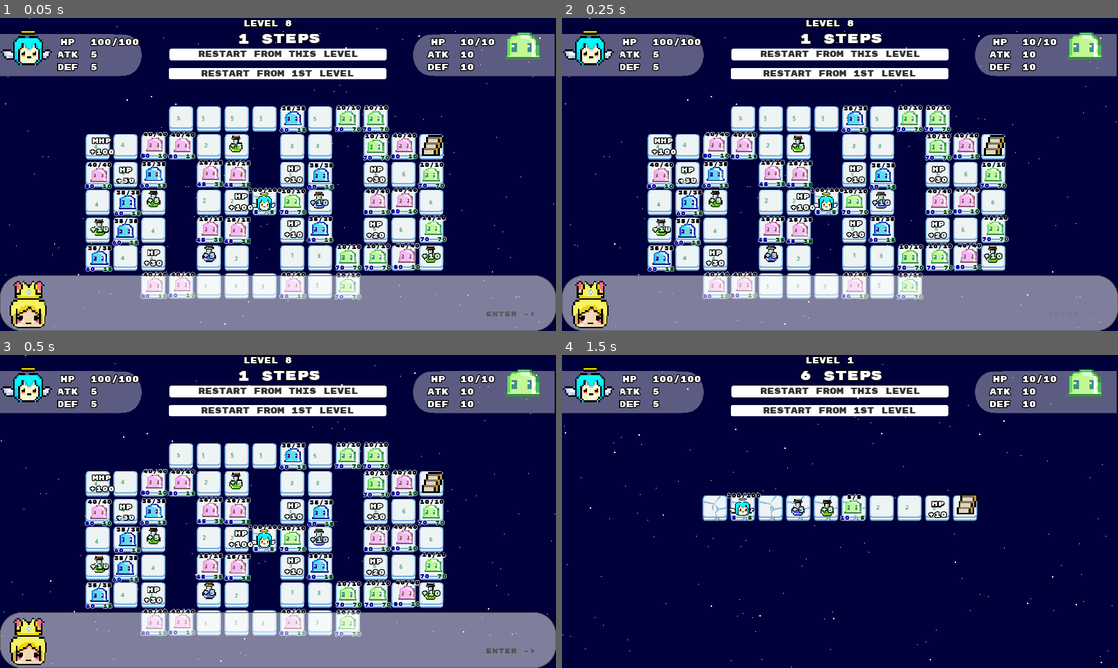
Above: before the commit, frames 1-4 (two rows, left to right).
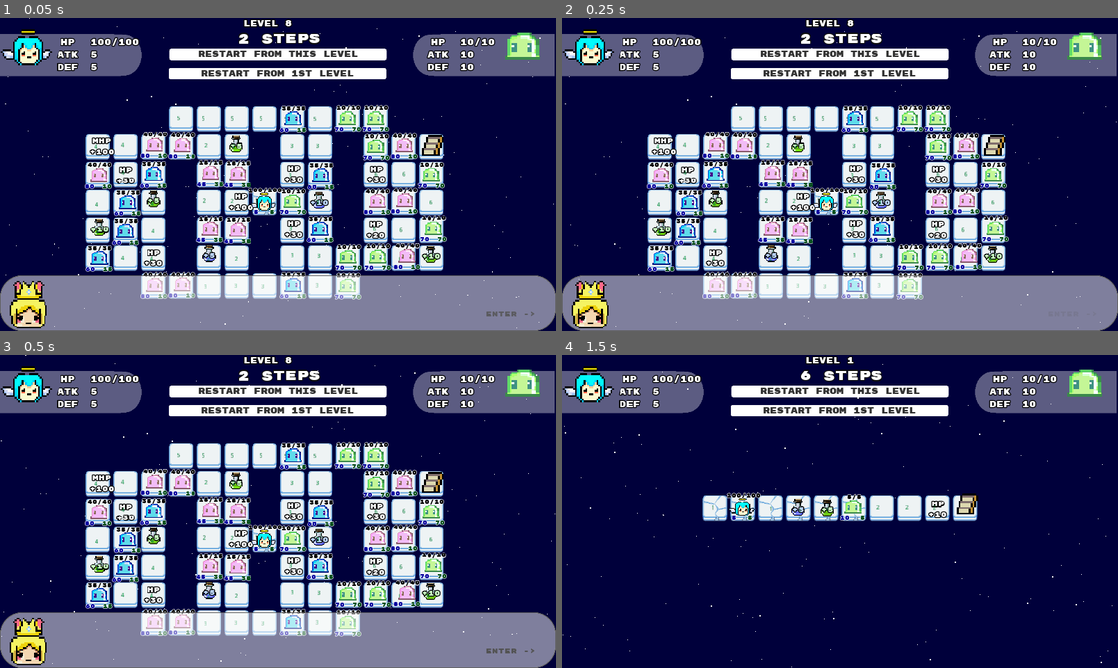
Above: after the commit, the same moments.

Repository: cle-cle-cle/Skys_the_Limit
Game: Godot game, scene res://game/code_source/levels/Level_7.tscn
Two runs of this game, one before a commit and one after it. Both use one fixed random seed, a clock stepped at 60 frames per second and the inputs below. This scene is started directly instead of the project's main scene.
Inputs:
- Up to frame 1 (0.05 s): no input
- Up to frame 2 (0.25 s): no input
- Up to frame 3 (0.5 s): no input
- Up to frame 4 (1.5 s): click "Restart From 1st Level" at 0.5 s; click "Restart From 1st Level" at 1.25 s

The runs differ from the first frame. In frame 1, 0.2% of the frame differs, in the area x 26-56%, y 4-90%; in frame 2, 0.2%; in frame 3, 0.2%; in frame 4, nothing differs.

Commit message:
level 7 refined

Diff:
--- a/game/code_source/level.gd
+++ b/game/code_source/level.gd
@@ -14,7 +14,6 @@
 	[2, 1, 1, 1, 1, 1, 1, 1, 1, 1, 1, 1, 1, 2], # level 4
 	[8, 5, 3, 3], # level 5
 	[15, 9, 8, 10], # level 6
-	[1, 10, 14, 16, 32], # level 7
 	[2, 1, 1, 1, 1, 1, 1, 1, 1, 1, 1, 1, 1, 2], # level 8
 	[1,1,1,1,1], # level 9
 	#[8, 4, 3, 4, 2], # level 10
--- a/game/code_source/levels/Level_7.tscn
+++ b/game/code_source/levels/Level_7.tscn
@@ -98,7 +98,7 @@
 [node name="GreenSlime17" parent="Grid" instance=ExtResource( 11 )]
 position = Vector2( 674, 606 )
 type = 3
-enemy_type = 13
+enemy_type = 12
 
 [node name="GreenSlime18" parent="Grid" instance=ExtResource( 11 )]
 position = Vector2( 736, 477 )
@@ -253,7 +253,7 @@
 [node name="HP_10_g4" parent="Grid" instance=ExtResource( 9 )]
 position = Vector2( 675, 472 )
 upgrade_type = 0
-value = 10
+value = 30
 
 [node name="HP_10_g6" parent="Grid" instance=ExtResource( 9 )]
 position = Vector2( 352, 538 )
@@ -307,7 +307,7 @@
 [node name="HP_10_g5" parent="Grid" instance=ExtResource( 9 )]
 position = Vector2( 674, 345 )
 upgrade_type = 0
-value = 10
+value = 30
 
 [node name="Stair" type="Node2D" parent="Grid"]
 position = Vector2( 995, 280 )
